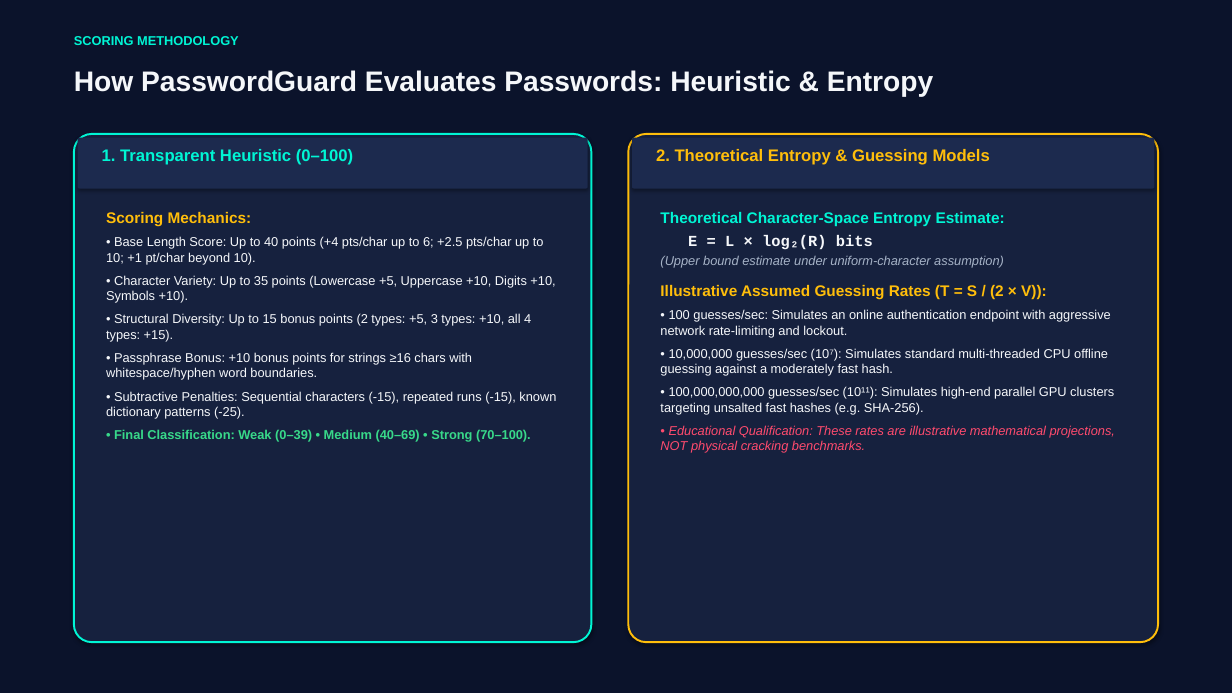
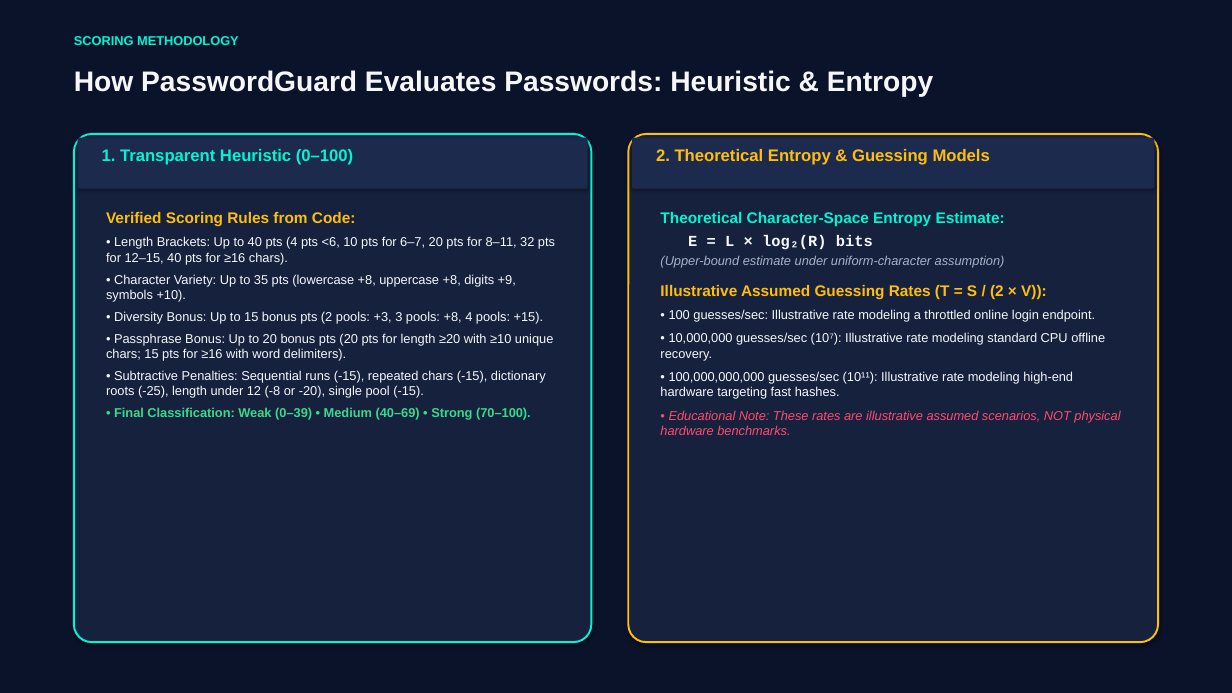
Before and after one commit to ducknhat/password-pro, a slide deck: slide 6 of final-deliverables/PasswordGuard_Presentation.pptx. Drawn at 1232x693 pixels with LibreOffice and Linux fonts; fonts in the diff are those of the drawing. Boxes give left, top, right and bottom in pixels: in the first picture for what was removed or moved away, otherwise in the second. Text is boxed around its words. In the diff, an @@ line names an element or a change of style, - is before the commit and + after.

```diff
--- a/final-deliverables/PasswordGuard_Presentation.pptx
+++ b/final-deliverables/PasswordGuard_Presentation.pptx
@@ text at (106,212,555,398): text changed @@
-Scoring Mechanics:
-• Base Length Score: Up to 40 points (+4 pts/char up to 6; +2.5 pts/char up to 10; +1 pt/char beyond 10).
-• Character Variety: Up to 35 points (Lowercase +5, Uppercase +10, Digits +10, Symbols +10).
-• Structural Diversity: Up to 15 bonus points (2 types: +5, 3 types: +10, all 4 types: +15).
-• Passphrase Bonus: +10 bonus points for strings ≥16 chars with whitespace/hyphen word boundaries.
-• Subtractive Penalties: Sequential characters (-15), repeated runs (-15), known dictionary patterns (-25).
+Verified Scoring Rules from Code:
+• Length Brackets: Up to 40 pts (4 pts <6, 10 pts for 6–7, 20 pts for 8–11, 32 pts for 12–15, 40 pts for ≥16 chars).
+• Character Variety: Up to 35 pts (lowercase +8, uppercase +8, digits +9, symbols +10).
+• Diversity Bonus: Up to 15 bonus pts (2 pools: +3, 3 pools: +8, 4 pools: +15).
+• Passphrase Bonus: Up to 20 bonus pts (20 pts for length ≥20 with ≥10 unique chars; 15 pts for ≥16 with word delimiters).
+• Subtractive Penalties: Sequential runs (-15), repeated chars (-15), dictionary roots (-25), length under 12 (-8 or -20), single pool (-15).
@@ text at (660,255,1005,268): text changed @@
-(Upper bound estimate under uniform-character assumption)
+(Upper-bound estimate under uniform-character assumption)
@@ text at (660,309,1120,435): text changed @@
-• 100 guesses/sec: Simulates an online authentication endpoint with aggressive network rate-limiting and lockout.
-• 10,000,000 guesses/sec (10⁷): Simulates standard multi-threaded CPU offline guessing against a moderately fast hash.
-• 100,000,000,000 guesses/sec (10¹¹): Simulates high-end parallel GPU clusters targeting unsalted fast hashes (e.g. SHA-256).
-• Educational Qualification: These rates are illustrative mathematical projections, NOT physical cracking benchmarks.
+• 100 guesses/sec: Illustrative rate modeling a throttled online login endpoint.
+• 10,000,000 guesses/sec (10⁷): Illustrative rate modeling standard CPU offline recovery.
+• 100,000,000,000 guesses/sec (10¹¹): Illustrative rate modeling high-end hardware targeting fast hashes.
+• Educational Note: These rates are illustrative assumed scenarios, NOT physical hardware benchmarks.
```
Also in this commit, not shown: 7 other slides changed, 5 other files.
